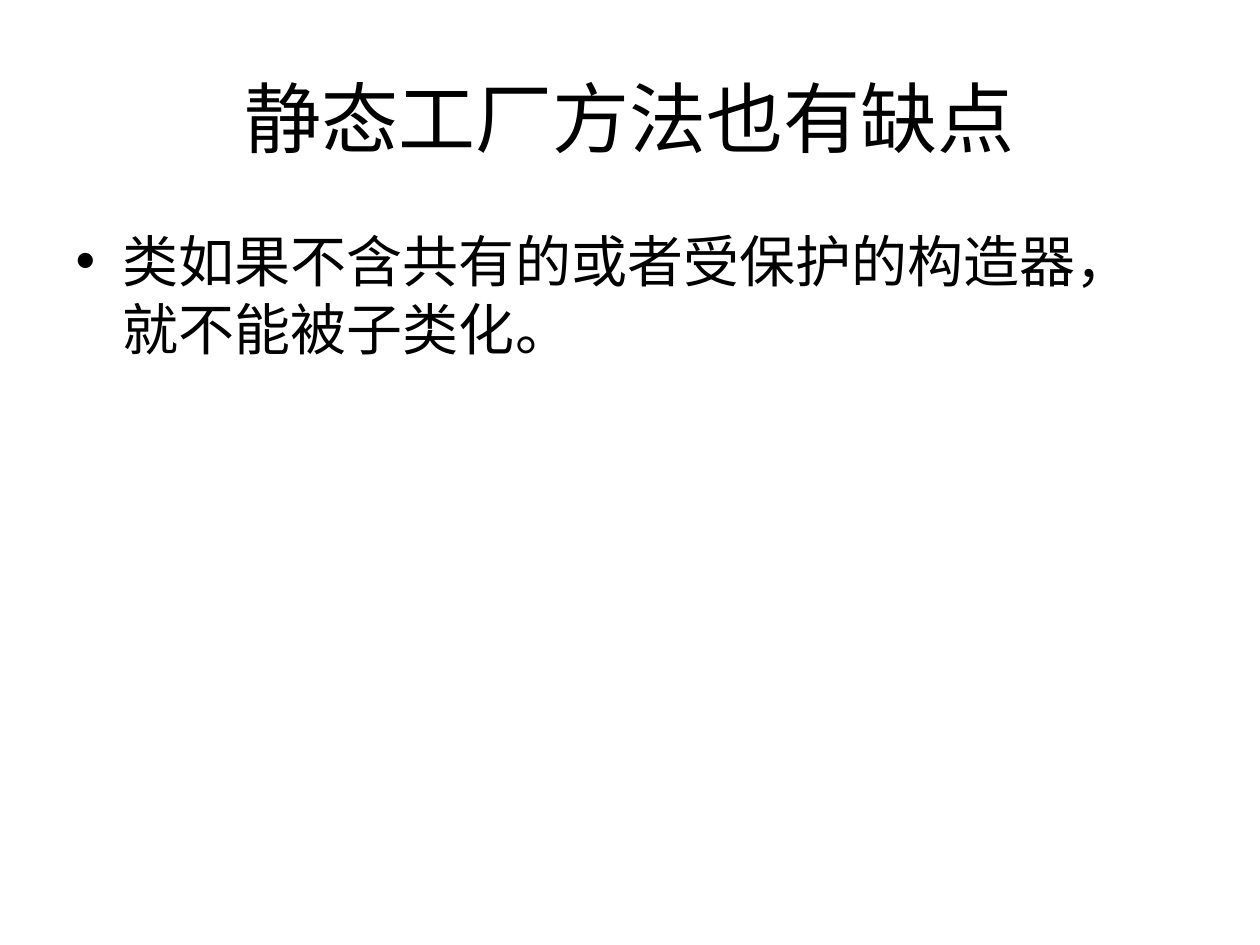
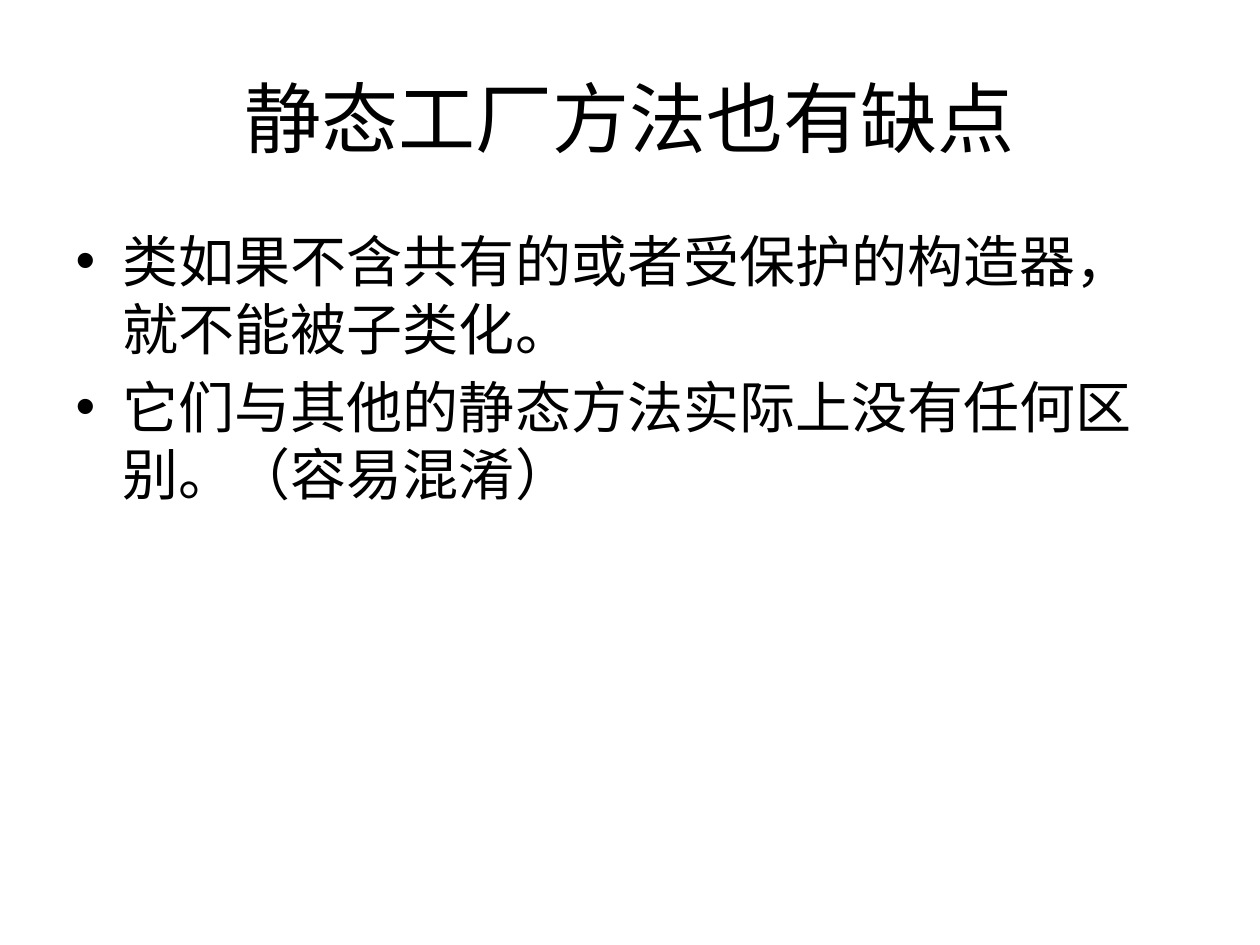
Before and after one commit to li5220008/SSH1, a slide deck: slide 5 of WebRoot/print/effectiveJava学习分享.pptx. Drawn at 1260x945 pixels with LibreOffice and Linux fonts; fonts in the diff are those of the drawing. Boxes give left, top, right and bottom in pixels: in the first picture for what was removed or moved away, otherwise in the second. Text is boxed around its words. In the diff, an @@ line names an element or a change of style, - is before the commit and + after.

```diff
--- a/WebRoot/print/effectiveJava学习分享.pptx
+++ b/WebRoot/print/effectiveJava学习分享.pptx
@@ text at [123, 380, 1131, 500]: paragraph added @@
+• 它们与其他的静态方法实际上没有任何区别。（容易混淆）
```
Also in this commit, not shown: 2 slides added, 4 other files.
